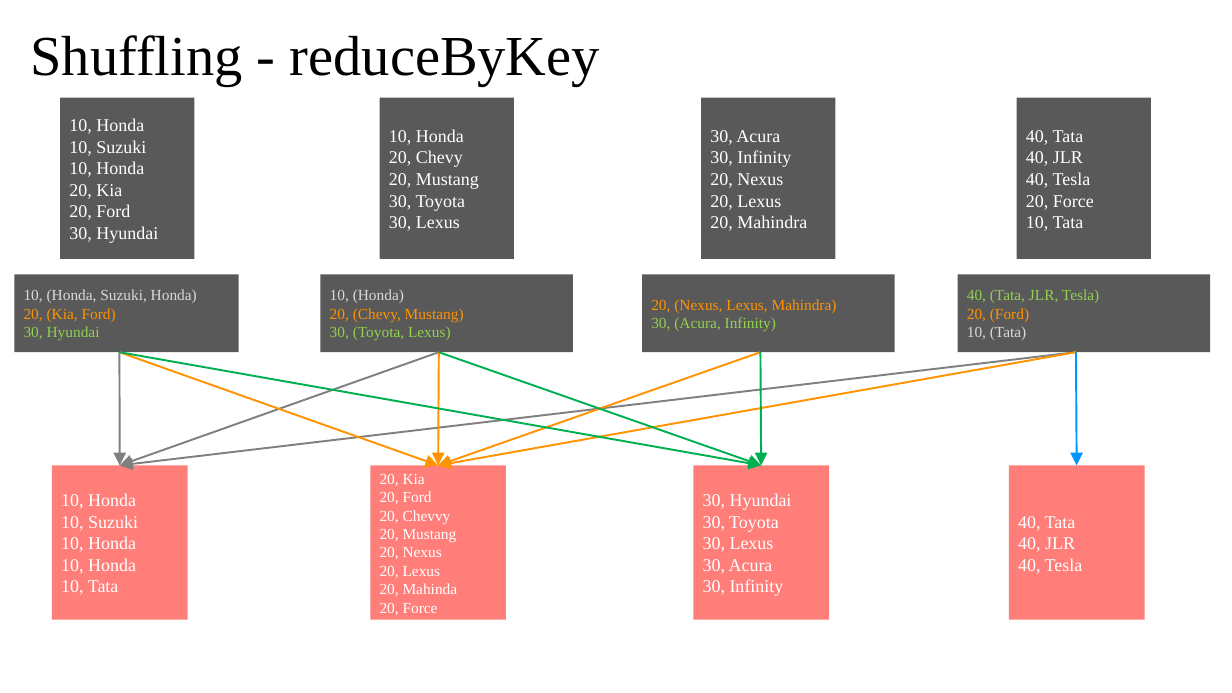
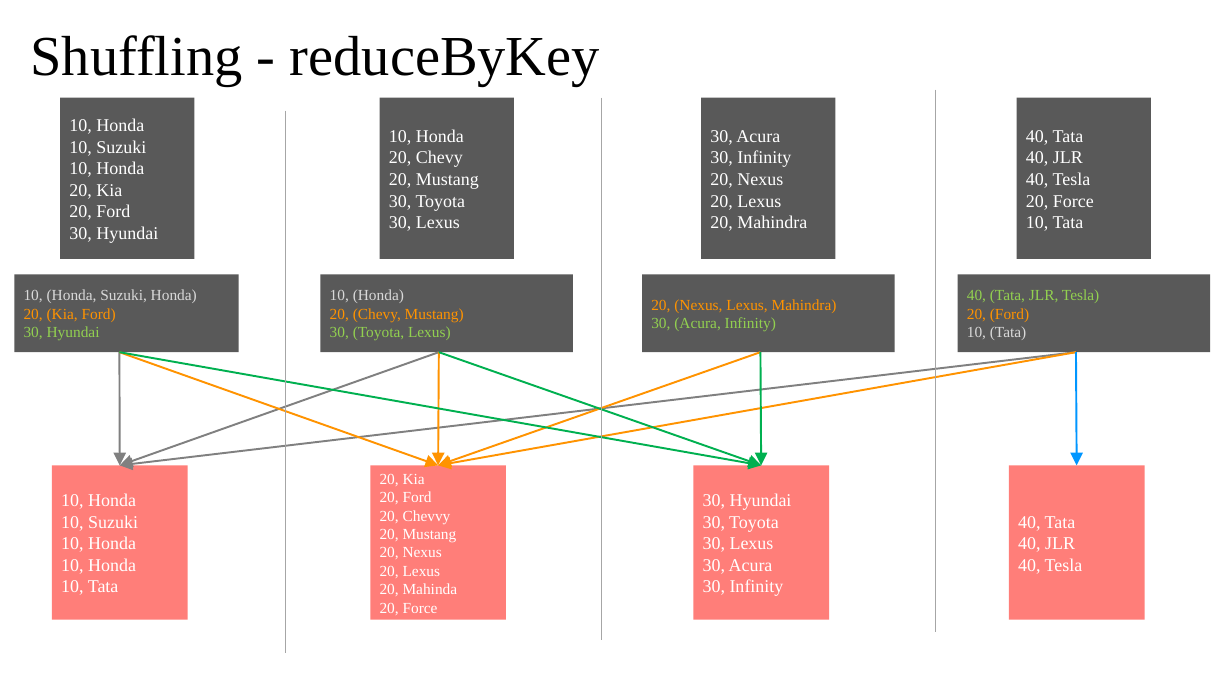
Before and after one commit to deep-cloud2208/PySparkCodes, a slide deck: slide 5 of Partitioning & SparkContext.pptx. Drawn at 1232x693 pixels with LibreOffice and Linux fonts; fonts in the diff are those of the drawing. Boxes give left, top, right and bottom in pixels: in the first picture for what was removed or moved away, otherwise in the second. Text is boxed around its words. In the diff, an @@ line names an element or a change of style, - is before the commit and + after.

```diff
--- a/Partitioning & SparkContext.pptx
+++ b/Partitioning & SparkContext.pptx
@@ line added from (286, 111) to (286, 653), #A6A6A6 0.5 pt @@
@@ line added from (601, 98) to (601, 640), #A6A6A6 0.5 pt @@
@@ line added from (935, 90) to (935, 632), #A6A6A6 0.5 pt @@
```
Also in this commit, not shown: 6 other slides changed, 2 other files.
